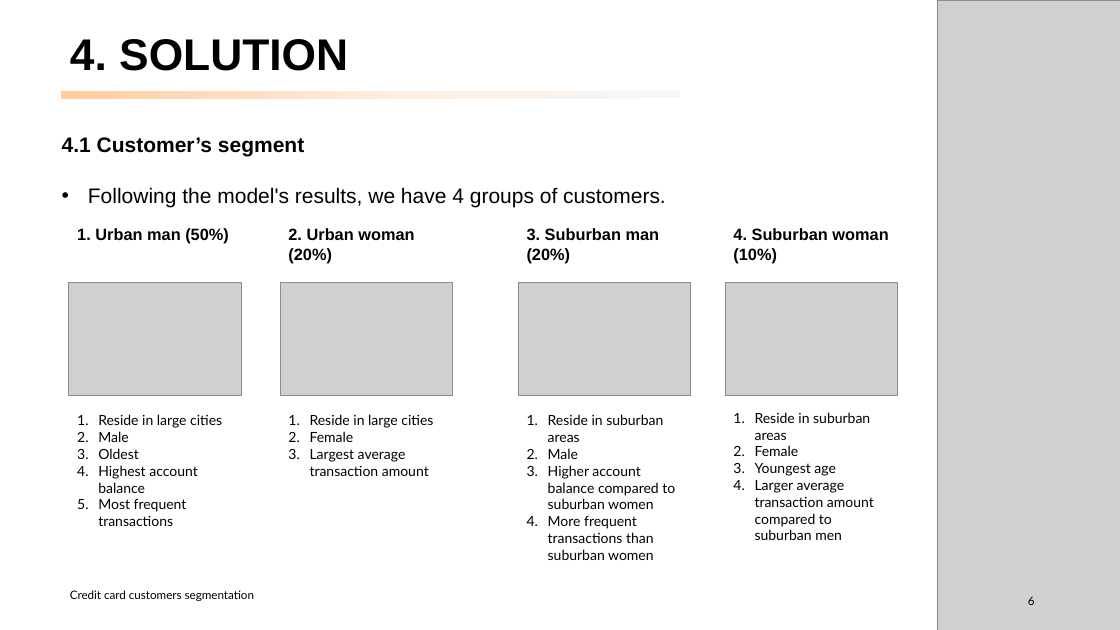
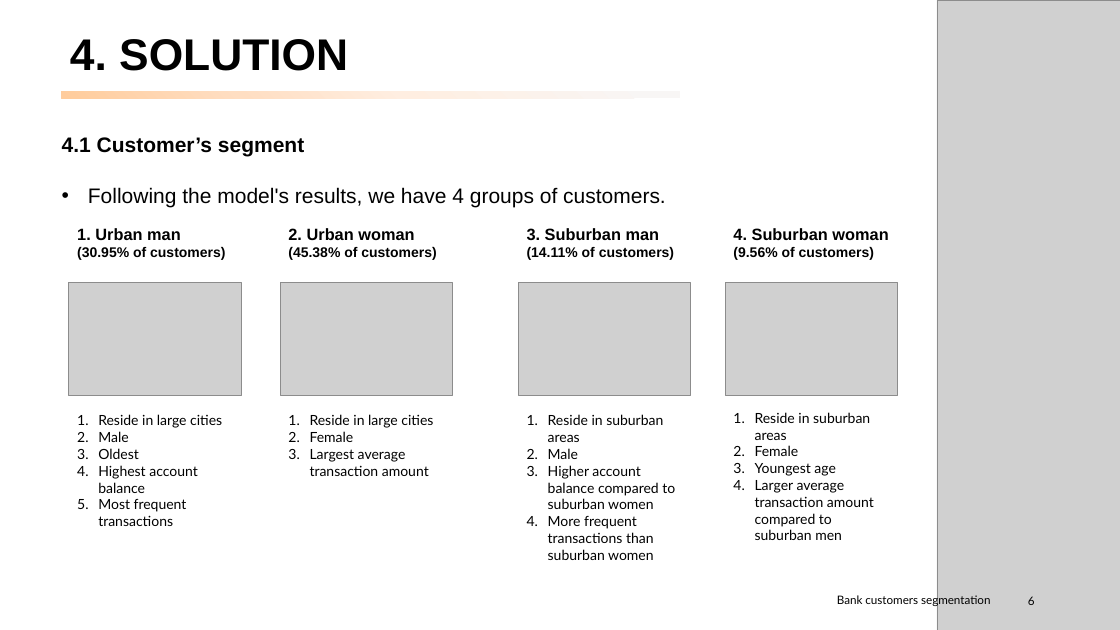
Before and after one commit to peerapat-t/Banking-customer-segmentation, a slide deck: slide 6 of banking customer segmentation.pptx. Drawn at 1120x630 pixels with LibreOffice and Linux fonts; fonts in the diff are those of the drawing; grey boxes stand for pictures. Boxes give left, top, right and bottom in pixels: in the first picture for what was removed or moved away, otherwise in the second. Text is boxed around its words. In the diff, an @@ line names an element or a change of style, - is before the commit and + after.

```diff
--- a/banking customer segmentation.pptx
+++ b/banking customer segmentation.pptx
@@ text at [77,228,225,260]: text changed; size 14 to 12 pt @@
-1. Urban man (50%)
+1. Urban man
+(30.95% of customers)
@@ text at [288,228,436,260]: text changed; size 14 to 12 pt @@
-2. Urban woman
-(20%)
+2. Urban woman
+(45.38% of customers)
@@ text at [527,228,674,260]: text changed; size 14 to 12 pt @@
-3. Suburban man
-(20%)
+3. Suburban man
+(14.11% of customers)
@@ text at [733,228,888,260]: text changed; size 14 to 12 pt @@
-4. Suburban woman
-(10%)
+4. Suburban woman
+(9.56% of customers)
@@ text removed at [70,590,254,601] @@
-Credit card customers segmentation
@@ text added at [837,594,990,607], 10 pt, text #000000 @@
+Bank customers segmentation
```
Also in this commit, not shown: 12 other slides changed, 3 slides added, 2 other files.
